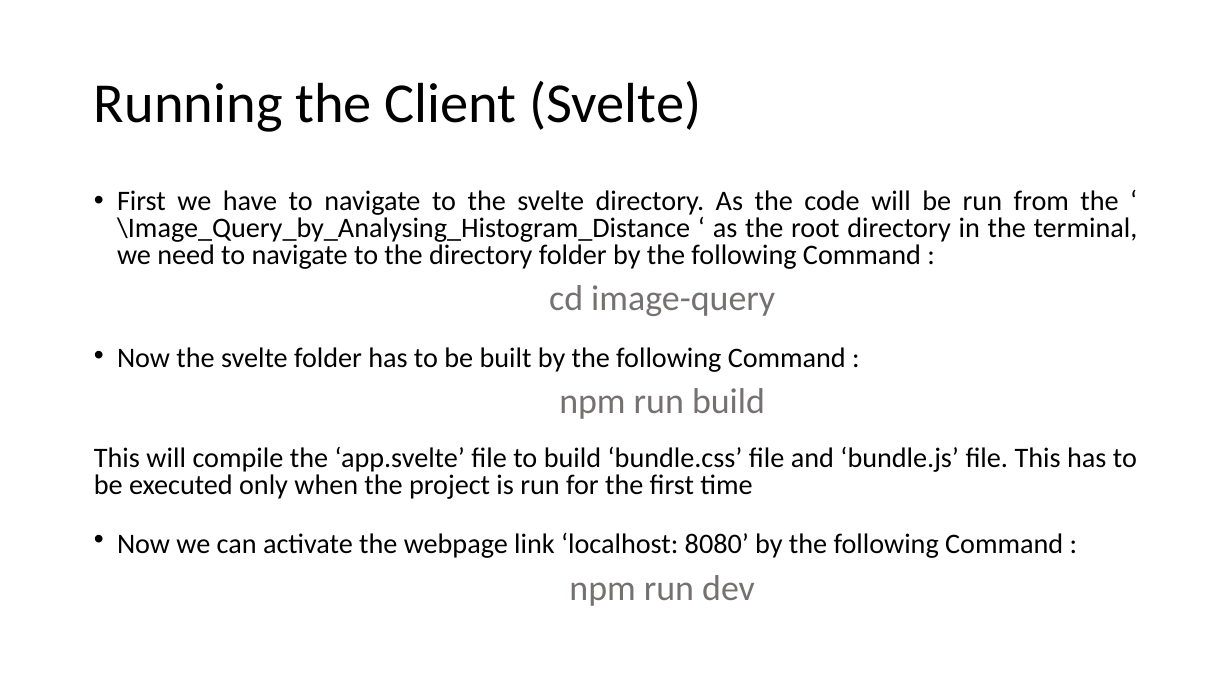
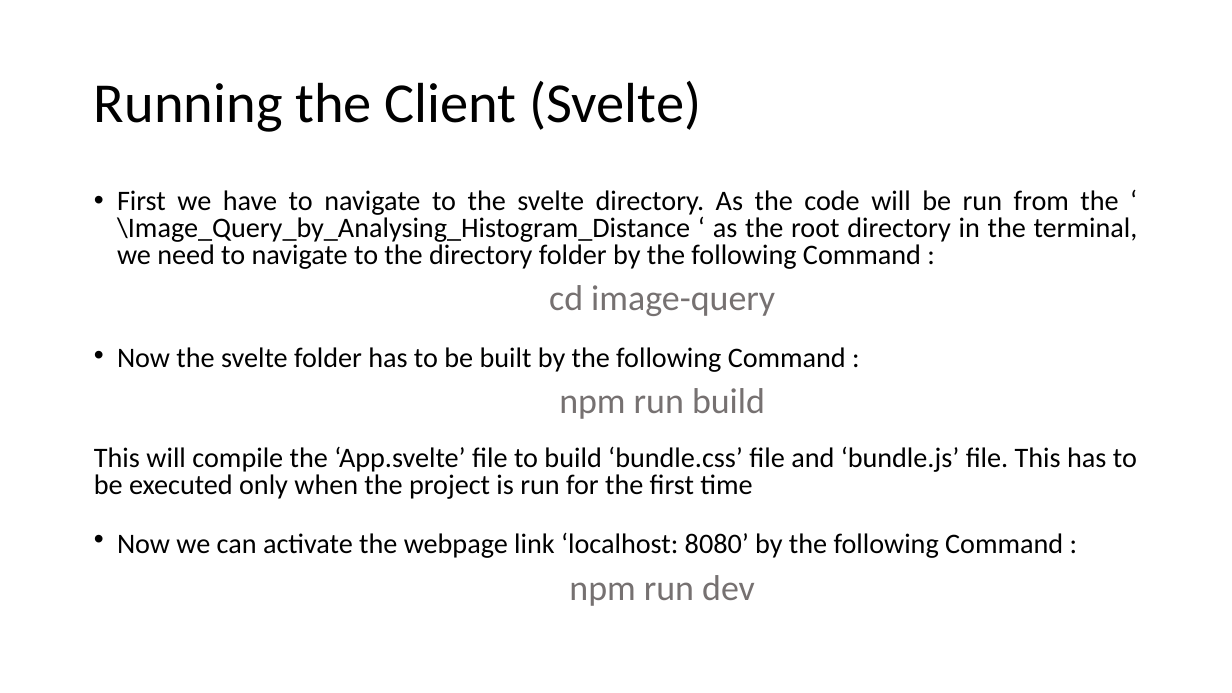
Before and after one commit to Saha-Kuljit-Shantanu/Image_Query_by_Analysing_Histogram_Distance, a slide deck: slide 3 of How to Run this project.pptx. Drawn at 1232x693 pixels with LibreOffice and Linux fonts; fonts in the diff are those of the drawing. Boxes give left, top, right and bottom in pixels: in the first picture for what was removed or moved away, otherwise in the second. Text is boxed around its words. In the diff, an @@ line names an element or a change of style, - is before the commit and + after.

```diff
--- a/How to Run this project.pptx
+++ b/How to Run this project.pptx
@@ text at (94, 446, 1137, 499): text changed @@
-This will compile the ‘app.svelte’ file to build ‘bundle.css’ file and ‘bundle.js’ file. This has to be executed only when the project is run for the first time
+This will compile the ‘App.svelte’ file to build ‘bundle.css’ file and ‘bundle.js’ file. This has to be executed only when the project is run for the first time
```
Also in this commit, not shown: 1 other file.
